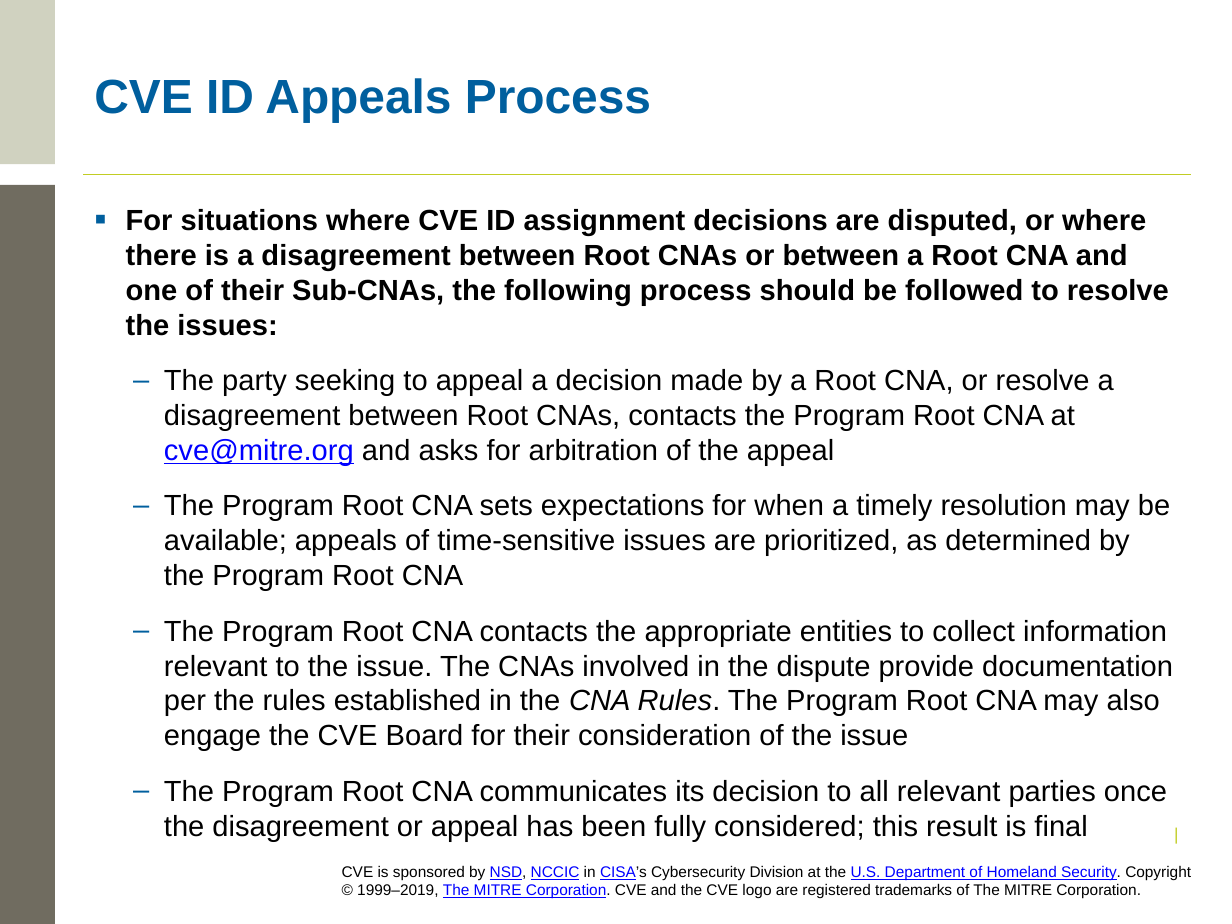
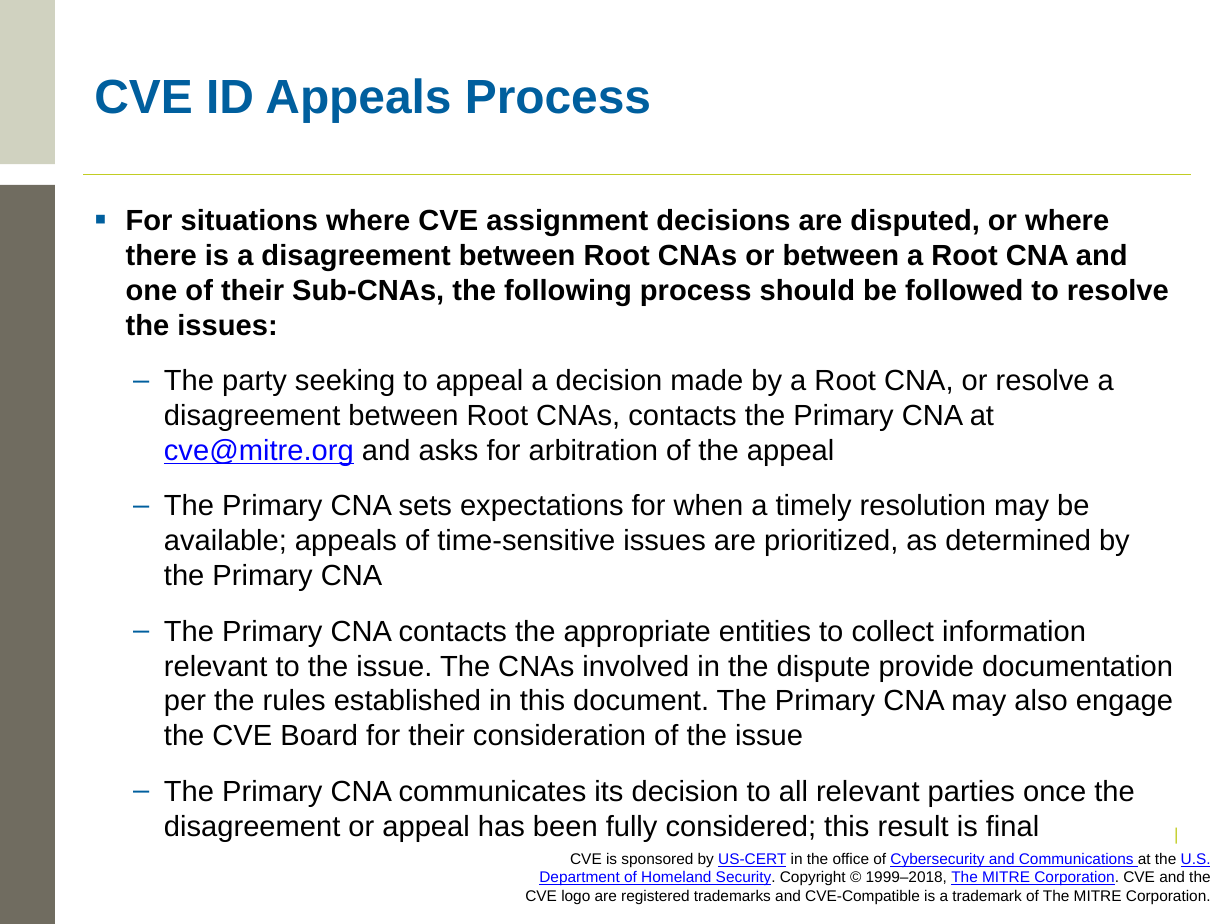
Before and after one commit to CVEProject/cveproject.github.io, a slide deck: slide 40 of docs/cna/Becoming a CNA.pptx. Drawn at 1232x924 pixels with LibreOffice and Linux fonts; fonts in the diff are those of the drawing; background and template pictures are left out. Boxes give left, top, right and bottom in pixels: in the first picture for what was removed or moved away, otherwise in the second. Text is boxed around its words. In the diff, an @@ line names an element or a change of style, - is before the commit and + after.

```diff
--- a/docs/cna/Becoming a CNA.pptx
+++ b/docs/cna/Becoming a CNA.pptx
@@ text at (126, 209, 1173, 806): text changed @@
-▪ For situations where CVE ID assignment decisions are disputed, or where there is a disagreement between Root CNAs or between a Root CNA and one of their Sub-CNAs, the following process should be followed to resolve the issues:
-  – The party seeking to appeal a decision made by a Root CNA, or resolve a disagreement between Root CNAs, contacts the Program Root CNA at cve@mitre.org and asks for arbitration of the appeal
-  – The Program Root CNA sets expectations for when a timely resolution may be available; appeals of time-sensitive issues are prioritized, as determined by the Program Root CNA
-  – The Program Root CNA contacts the appropriate entities to collect information relevant to the issue. The CNAs involved in the dispute provide documentation per the rules established in the CNA Rules. The Program Root CNA may also engage the CVE Board for their consideration of the issue
-  – The Program Root CNA communicates its decision to all relevant parties once the disagreement or appeal has been fully considered; this result is final
+▪ For situations where CVE assignment decisions are disputed, or where there is a disagreement between Root CNAs or between a Root CNA and one of their Sub-CNAs, the following process should be followed to resolve the issues:
+  – The party seeking to appeal a decision made by a Root CNA, or resolve a disagreement between Root CNAs, contacts the Primary CNA at cve@mitre.org and asks for arbitration of the appeal
+  – The Primary CNA sets expectations for when a timely resolution may be available; appeals of time-sensitive issues are prioritized, as determined by the Primary CNA
+  – The Primary CNA contacts the appropriate entities to collect information relevant to the issue. The CNAs involved in the dispute provide documentation per the rules established in this document. The Primary CNA may also engage the CVE Board for their consideration of the issue
+  – The Primary CNA communicates its decision to all relevant parties once the disagreement or appeal has been fully considered; this result is final
@@ text at (525, 852, 1211, 904): text changed @@
-CVE is sponsored by NSD, NCCIC in CISA’s Cybersecurity Division at the U.S. Department of Homeland Security. Copyright © 1999–2019, The MITRE Corporation. CVE and the CVE logo are registered trademarks of The MITRE Corporation.
+CVE is sponsored by US-CERT in the office of Cybersecurity and Communications at the U.S. Department of Homeland Security. Copyright © 1999–2018, The MITRE Corporation. CVE and the CVE logo are registered trademarks and CVE-Compatible is a trademark of The MITRE Corporation.
```
Also in this commit, not shown: 39 other slides changed.
